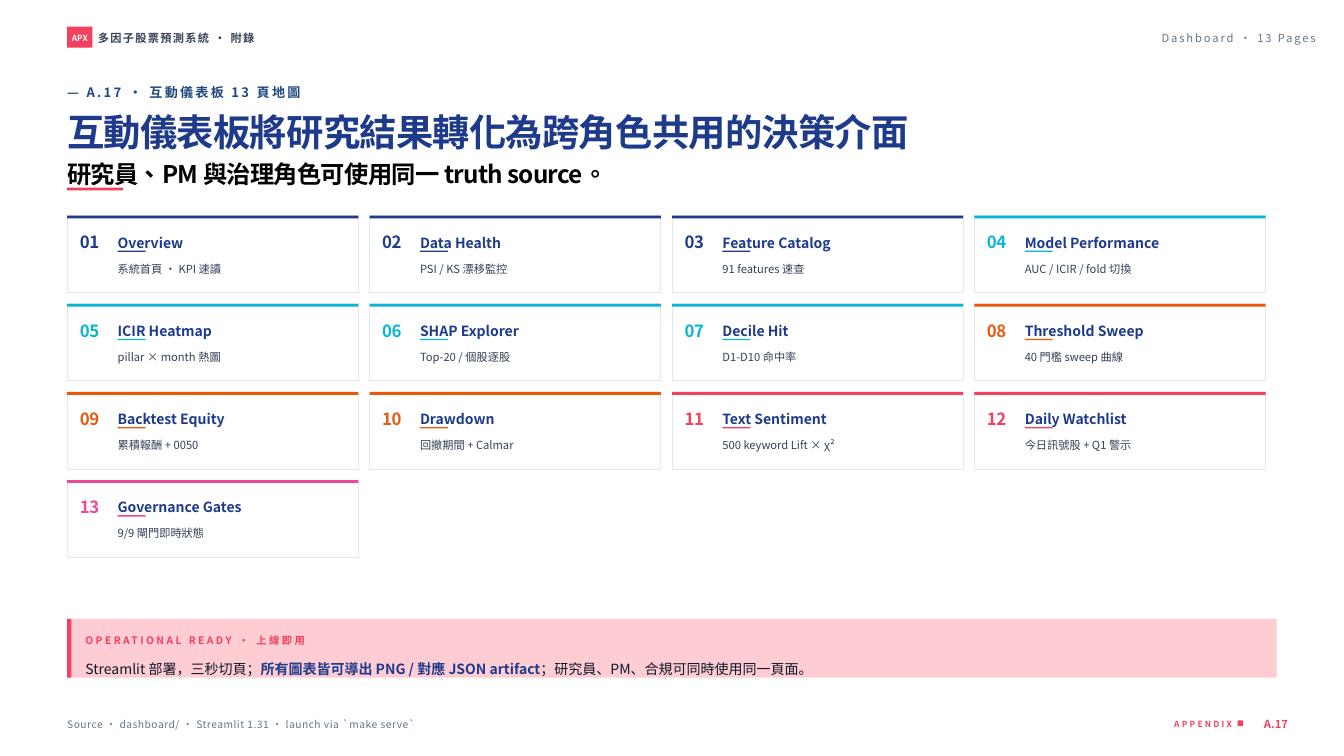
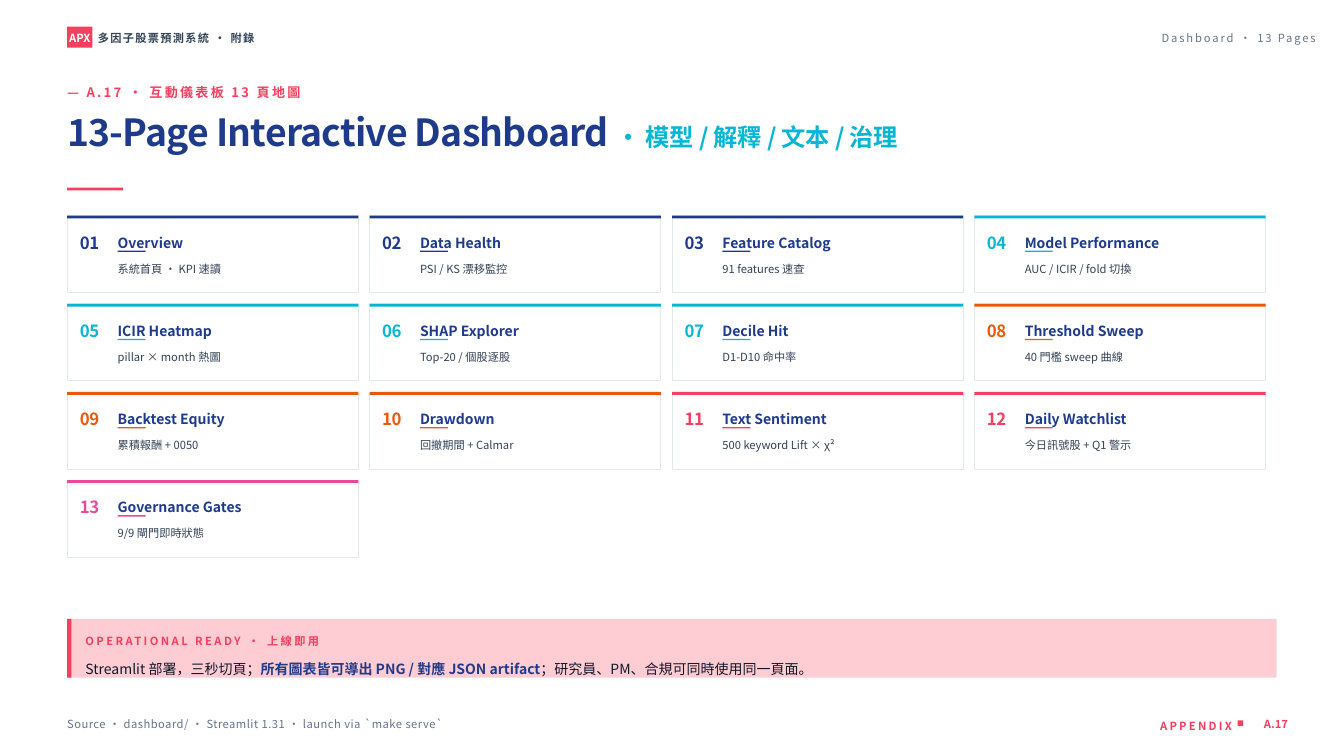
Before and after one commit to andychen050229-cell/taiwan-stock-multifactor, a slide deck: slide 28 of 台股多因子預測系統_v11.5.18_課堂簡報.pptx. Drawn at 1344x756 pixels with LibreOffice and Linux fonts; fonts in the diff are those of the drawing. Boxes give left, top, right and bottom in pixels: in the first picture for what was removed or moved away, otherwise in the second. Text is boxed around its words. In the diff, an @@ line names an element or a change of style, - is before the commit and + after.

```diff
--- a/台股多因子預測系統_v11.5.18_課堂簡報.pptx
+++ b/台股多因子預測系統_v11.5.18_課堂簡報.pptx
@@ text "APX" at (69, 33, 90, 42): size 9 to 12 pt, font Noto Sans CJK SC to Noto Sans CJK TC @@
@@ text "— A.17 · 互動儀表板 13 ..." at (87, 83, 300, 101): font Noto Sans CJK SC to Noto Sans CJK TC, text colour #1F497D to #F43F5E @@
@@ text at (67, 115, 898, 155): text changed; size 26 to 40 pt; font Noto Sans CJK SC to Noto Sans CJK TC; text colour #000000 to #1E3A8A @@
-互動儀表板將研究結果轉化為跨角色共用的決策介面
-研究員、PM 與治理角色可使用同一 truth source。
+13-Page Interactive Dashboard · 模型 / 解釋 / 文本 / 治理
@@ text "OPERATIONAL READY · 上線即用" at (267, 633, 319, 648): size 11 to 12 pt, font Noto Sans CJK SC to Noto Sans CJK TC @@
@@ text "Source · dashboard/ · Streamlit ..." at (67, 718, 443, 730): size 11 to 12 pt, font Noto Sans CJK SC to Noto Sans CJK TC @@
@@ text "APPENDIX" at (1092, 717, 1232, 730): size 9 to 12 pt, font Noto Sans CJK SC to Noto Sans CJK TC @@
```
Also in this commit, not shown: 40 other slides changed, 44 other files.
